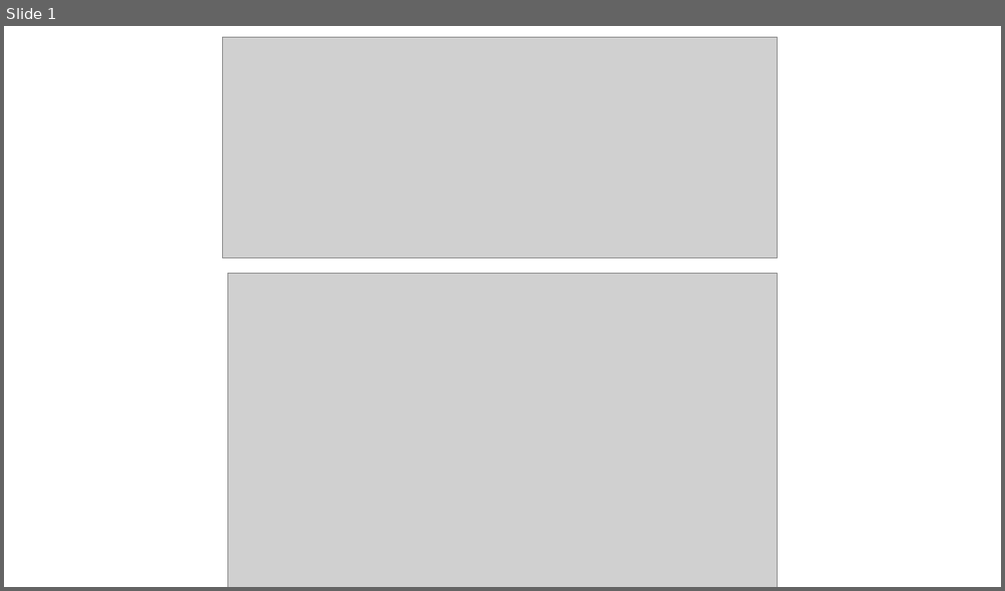
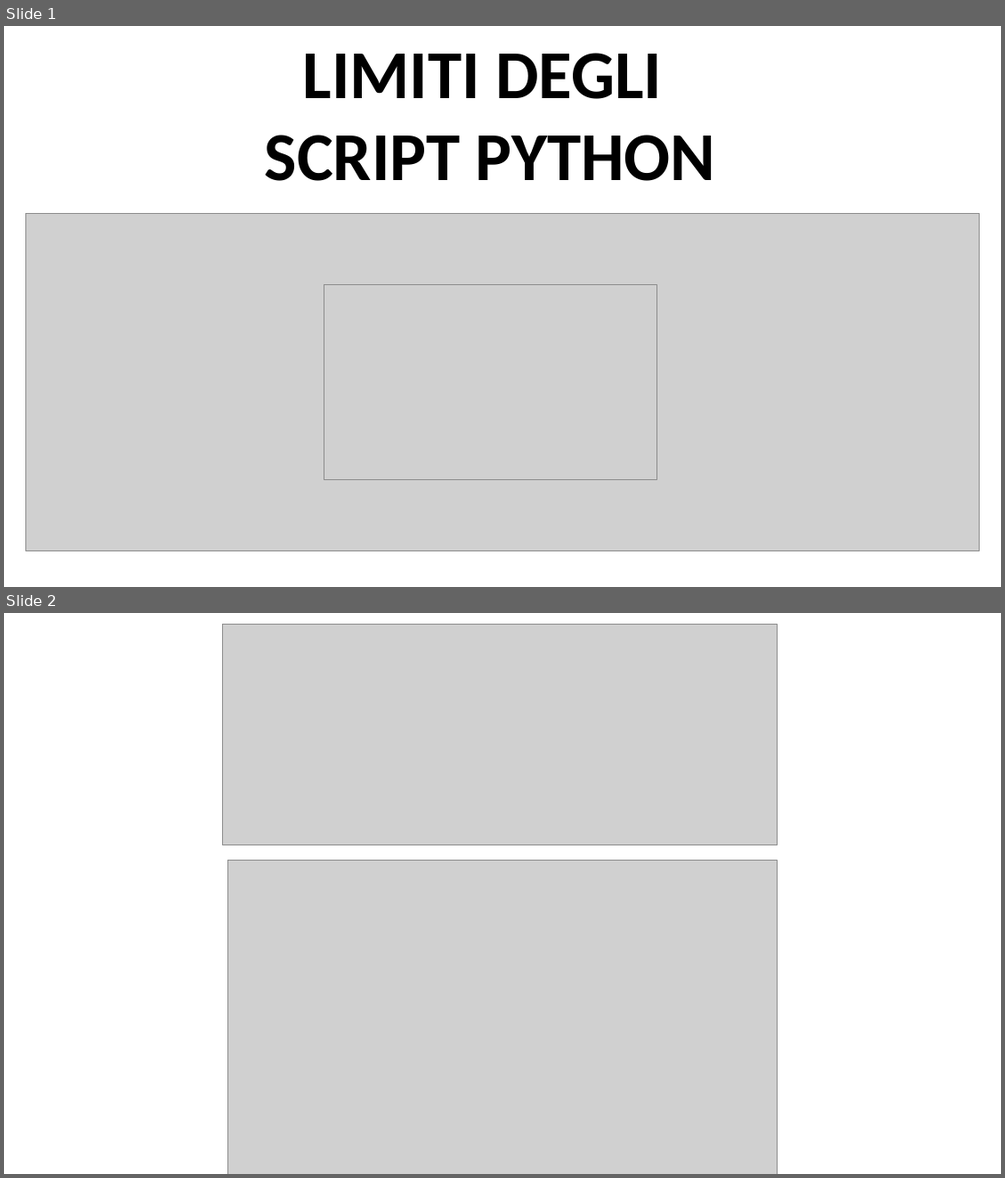
Before and after one commit to Frenz86/IFTS23, a slide deck: streamlit/Streamlit.pptx. Shown one above the other, each under a label of ours: slide 1 before the commit, slides 1 and 2 after it. The pictures are 1005x591 and 1005x1178 pixels, drawn with LibreOffice and Linux fonts; fonts in the diff are those of the drawing; grey boxes stand for pictures. Boxes give left, top, right and bottom in pixels: in the first picture for what was removed or moved away, otherwise in the second. Text is boxed around its words. In the diff, an @@ line names an element or a change of style, - is before the commit and + after.

```diff
--- a/streamlit/Streamlit.pptx
+++ b/streamlit/Streamlit.pptx
@@ slide 1 added at box(4, 26, 1001, 587), background #FFFFFF @@
@@ text added at box(265, 53, 716, 181), 66 pt, text #000000, bold @@
+LIMITI DEGLI
+SCRIPT PYTHON
@@ picture added at box(25, 213, 979, 550) @@
@@ picture added at box(324, 284, 657, 479) @@
@@ what was slide 1 is now slide 2 @@
```
Also in this commit, not shown: 2 other slides added, 1 slide removed, 2 other files.
